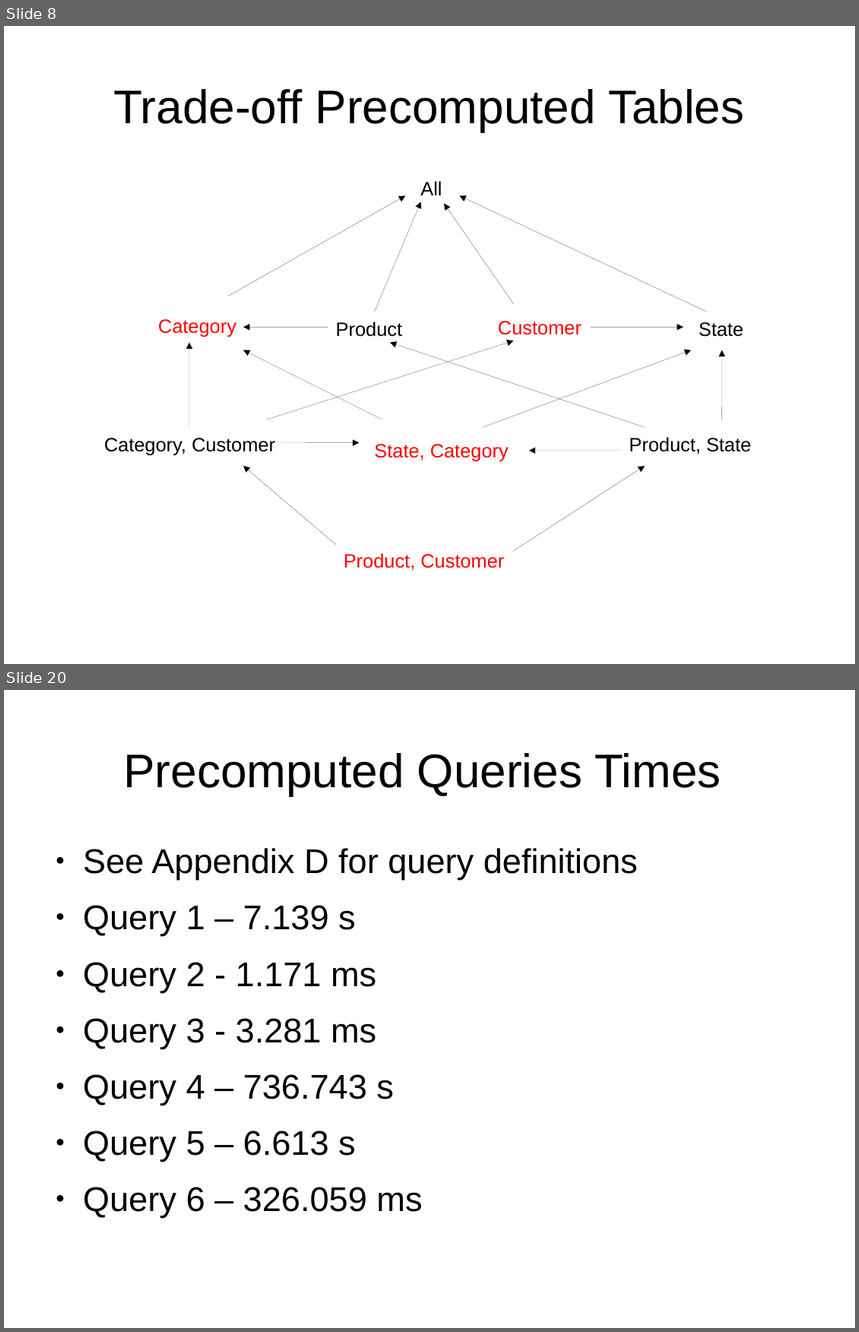
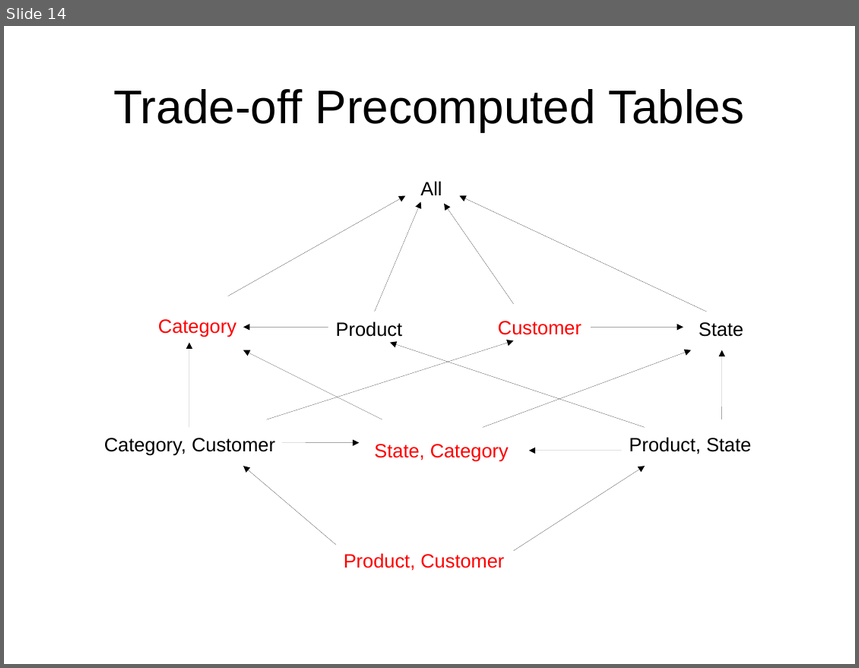
Before and after one commit to afcarl/dse201_final, a slide deck: dse201_final_report.odp. Shown one above the other, each under a label of ours: slides 8 and 20 before the commit, slide 14 after it; the slides between them are not shown. The pictures are 859x1332 and 859x668 pixels, drawn with LibreOffice and Linux fonts; fonts in the diff are those of the drawing. Boxes give left, top, right and bottom in pixels: in the first picture for what was removed or moved away, otherwise in the second. Text is boxed around its words. In the diff, an @@ line names an element or a change of style, - is before the commit and + after.

```diff
--- a/dse201_final_report.odp
+++ b/dse201_final_report.odp
@@ slide 20 removed at bbox=[4, 690, 855, 1328], background #FFFFFF @@
@@ title removed at bbox=[124, 753, 721, 796] @@
-Precomputed Queries Times
@@ text removed at bbox=[83, 848, 638, 1218] @@
-● See Appendix D for query definitions
-● Query 1 – 7.139 s
-● Query 2 - 1.171 ms
-● Query 3 - 3.281 ms
-● Query 4 – 736.743 s
-● Query 5 – 6.613 s
-● Query 6 – 326.059 ms
@@ what was slide 8 is now slide 14 @@
```
Also in this commit, not shown: 11 slides changed, 2 slides added, 5 other slides removed, 5 other files.
